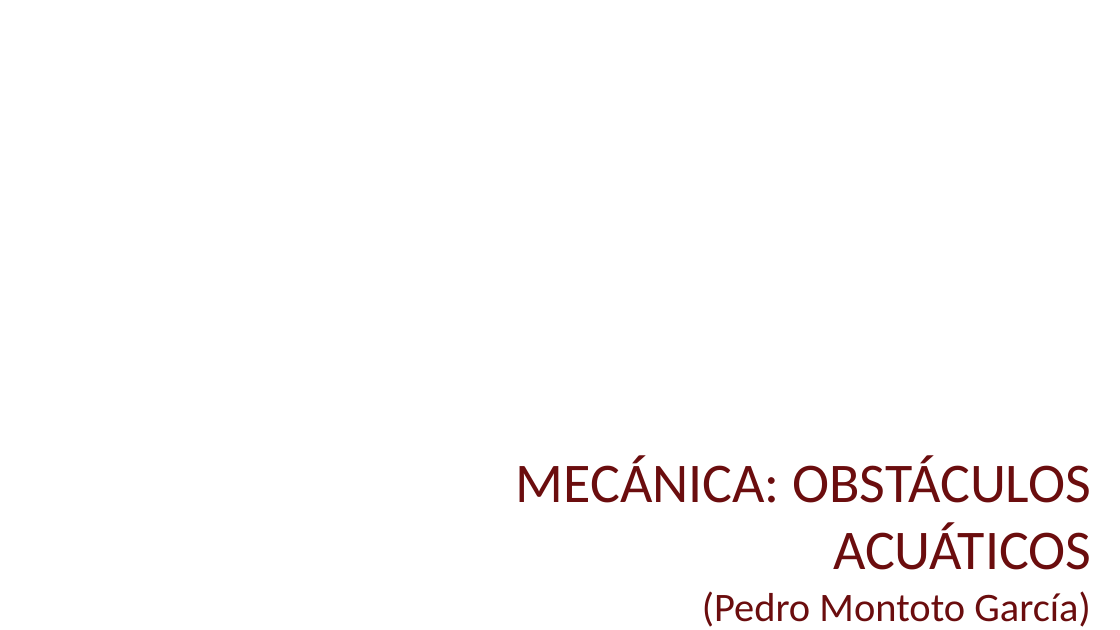
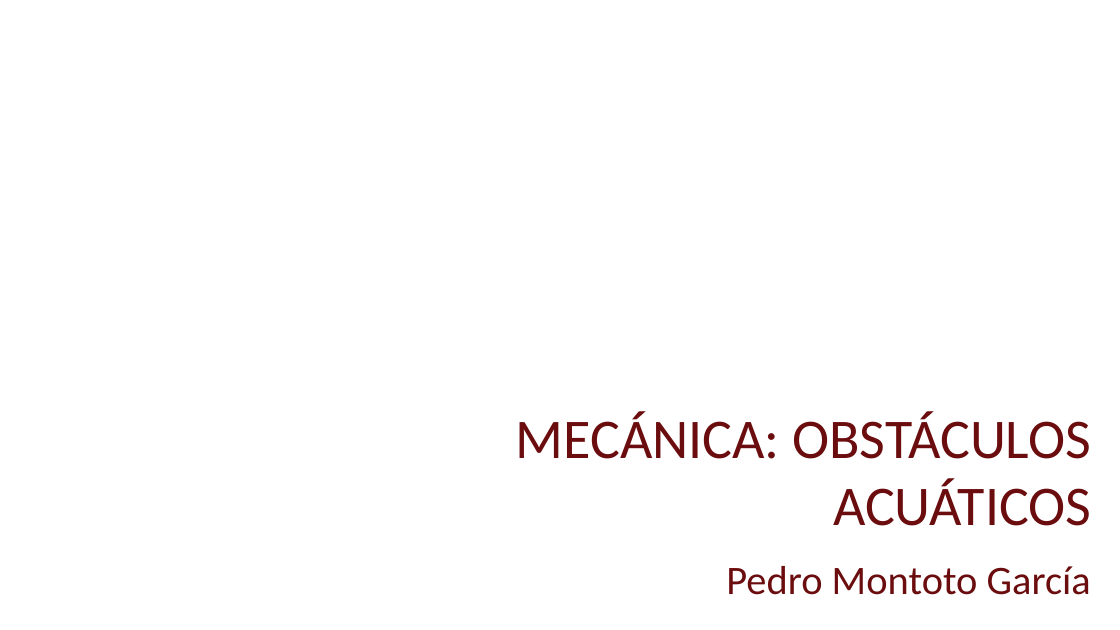
Before and after one commit to McOmghall/game-development-coursera-exercises, a slide deck: slide 1 of Master/Lógica/INSIDE.odp. Drawn at 1120x630 pixels with LibreOffice and Linux fonts; fonts in the diff are those of the drawing; background and template pictures are left out. Boxes give left, top, right and bottom in pixels: in the first picture for what was removed or moved away, otherwise in the second. Text is boxed around its words. In the diff, an @@ line names an element or a change of style, - is before the commit and + after.

Commit message:
Inicio mecánica INSIDE

```diff
--- a/Master/Lógica/INSIDE.odp
+++ b/Master/Lógica/INSIDE.odp
@@ text "MECÁNICA: OBSTÁCULOS ACUÁTICOS" moved from (x1=516, y1=455, x2=1091, y2=627) to (x1=516, y1=411, x2=1091, y2=595) @@
@@ text at (x1=726, y1=566, x2=1091, y2=595): text changed @@
-(Pedro Montoto García)
+Pedro Montoto García
```
Also in this commit, not shown: 1 slide added, 1 slide removed, 1 other file.
